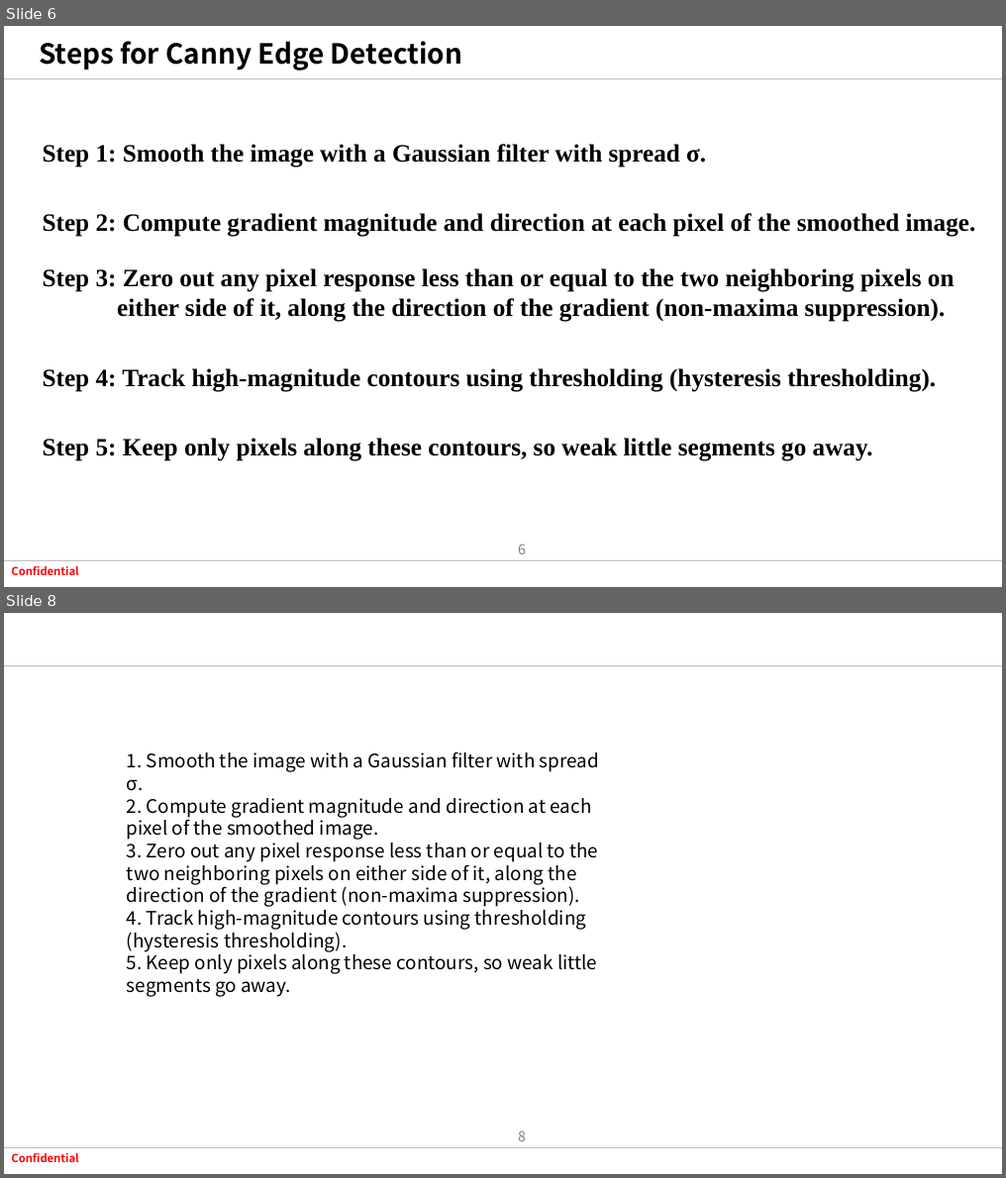
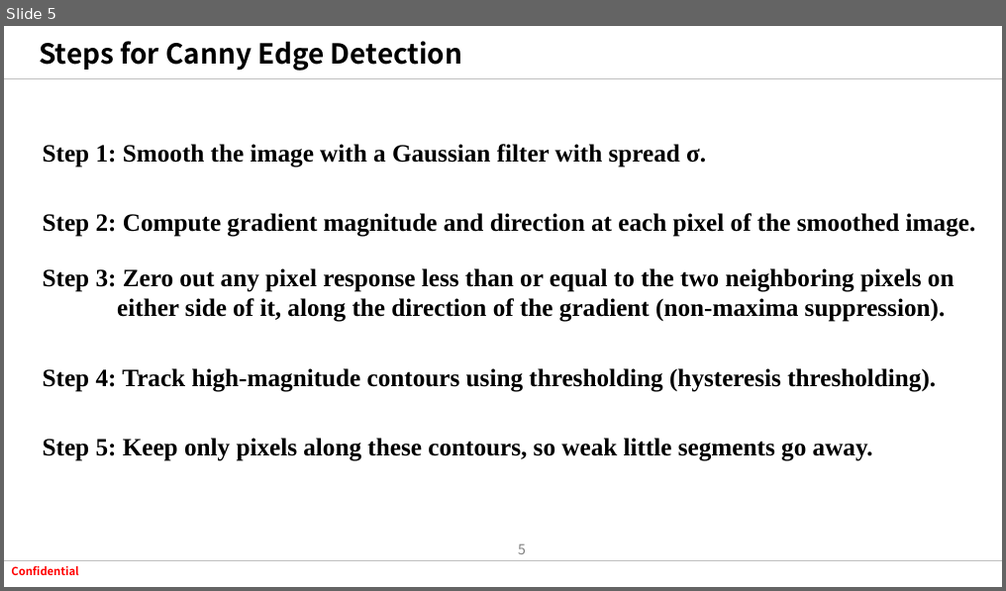
Before and after one commit to tuananh020400/FresherXavisTech, a slide deck: Document/SlideWeek4/CannyEdge.pptx. Shown one above the other, each under a label of ours: slides 6 and 8 before the commit, slide 5 after it; the slides between them are not shown. The pictures are 1006x1178 and 1006x591 pixels, drawn with LibreOffice and Linux fonts; fonts in the diff are those of the drawing; background and template pictures are left out. Boxes give left, top, right and bottom in pixels: in the first picture for what was removed or moved away, otherwise in the second. Text is boxed around its words. In the diff, an @@ line names an element or a change of style, - is before the commit and + after.

Commit message:
Mai đi lam

```diff
--- a/Document/SlideWeek4/CannyEdge.pptx
+++ b/Document/SlideWeek4/CannyEdge.pptx
@@ slide 8 removed at (4,613,1002,1174), background #FFFFFF; not listed: 4 template elements that a slide beside it also shows @@
@@ text removed at (127,752,599,997) @@
-1. Smooth the image with a Gaussian filter with spread σ.
-2. Compute gradient magnitude and direction at each pixel of the smoothed image.
-3. Zero out any pixel response less than or equal to the two neighboring pixels on either side of it, along the direction of the gradient (non-maxima suppression).
-4. Track high-magnitude contours using thresholding (hysteresis thresholding).
-5. Keep only pixels along these contours, so weak little segments go away.
@@ what was slide 6 is now slide 5 @@
@@ page number at (518,544,526,555): text changed @@
-6
+5
```
Also in this commit, not shown: 1 slide changed, 1 slide added.
